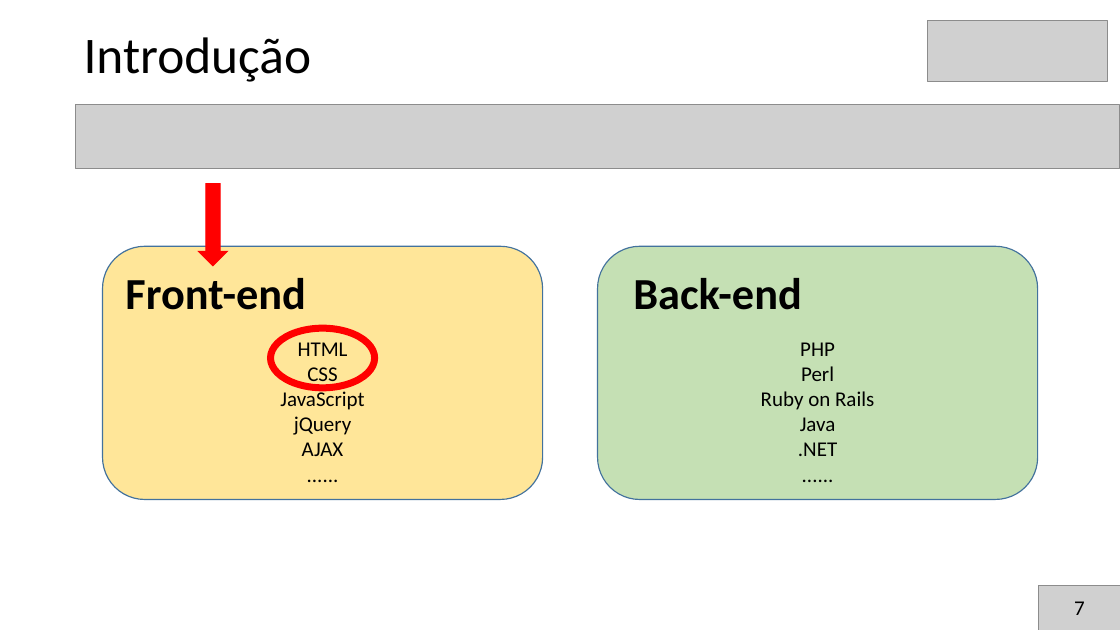
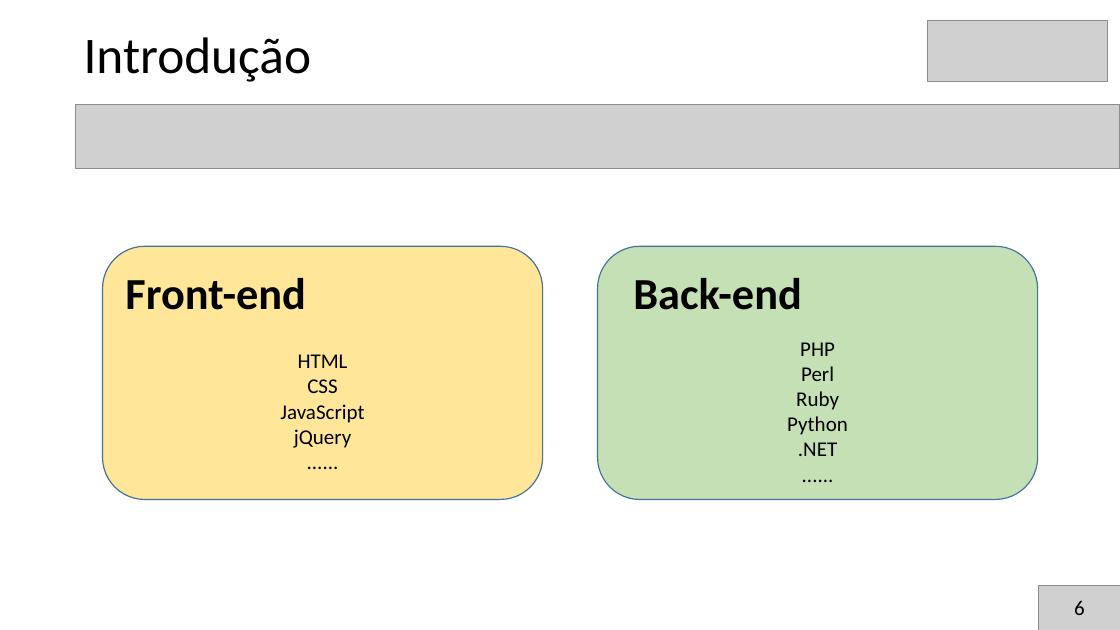
Before and after one commit to brunoslima/Secompp-Minicursos, a slide deck: slide 7 of Introdução ao Desenvolvimento de Front-End com HTMLCSSJS/Apresentacao/apresentacao1.pptx (slide 8 before the commit). Drawn at 1120x630 pixels with LibreOffice and Linux fonts; fonts in the diff are those of the drawing; grey boxes stand for pictures. Boxes give left, top, right and bottom in pixels: in the first picture for what was removed or moved away, otherwise in the second. Text is boxed around its words. In the diff, an @@ line names an element or a change of style, - is before the commit and + after.

```diff
--- a/Introdução ao Desenvolvimento de Front-End com HTMLCSSJS/Apresentacao/apresentacao1.pptx
+++ b/Introdução ao Desenvolvimento de Front-End com HTMLCSSJS/Apresentacao/apresentacao1.pptx
@@ down arrow removed at bbox=[199, 184, 228, 266] @@
@@ ellipse removed at bbox=[271, 329, 375, 388] @@
@@ text in rounded rectangle at bbox=[787, 391, 848, 435]: text changed @@
-Ruby on Rails
-Java
+Ruby
+Python
@@ text in rounded rectangle at bbox=[302, 442, 344, 456]: paragraph removed @@
-AJAX
@@ text at bbox=[1074, 601, 1085, 615]: text changed @@
-7
+6
```
Also in this commit, not shown: 1 other slide changed, 2 slides added, 1 slide removed.
